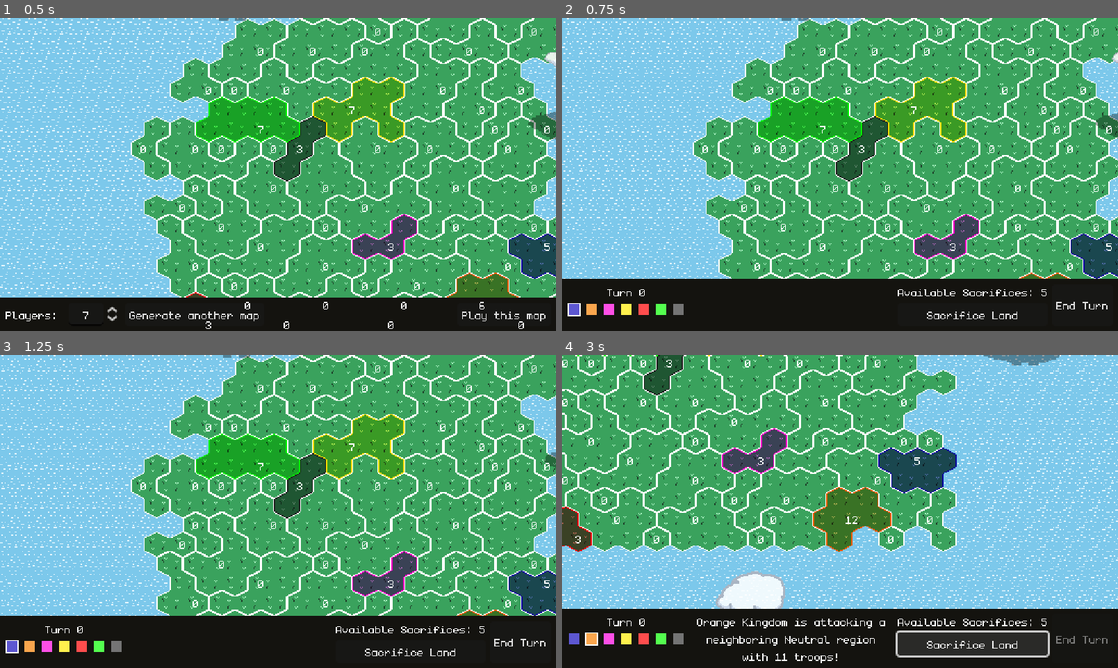
Above: before the commit, frames 1-4 (two rows, left to right).
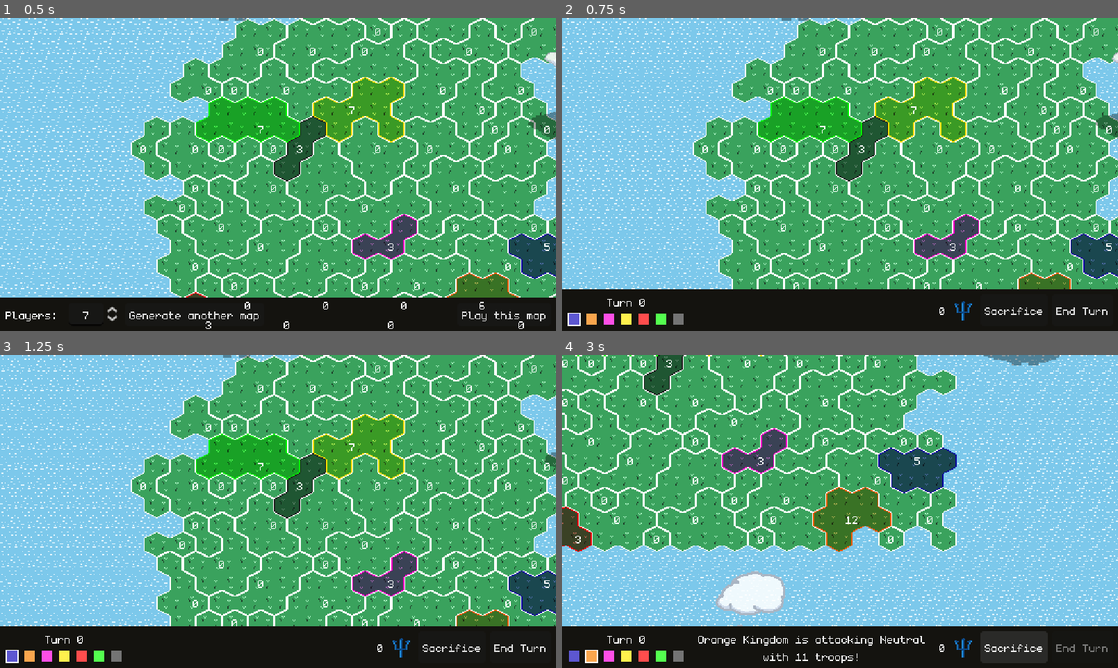
Above: after the commit, the same moments.

Repository: feored/LD54
Game: Godot game, scene res://scenes/main.tscn
Same seed, same stepped clock (60 frames per second), same inputs: the game is played once before the commit and once after it.
Inputs:
- Up to frame 1 (0.5 s): no input
- Up to frame 2 (0.75 s): click "Play this map" at 0.5 s
- Up to frame 3 (1.25 s): no input
- Up to frame 4 (3 s): click "Sacrifice Land" (after the commit: "Sacrifice") at 1.25 s; click "End Turn" at 2 s; click "Sacrifice Land" (after the commit: "Sacrifice") at 2.75 s

Frame 1 is identical in both runs. In frame 2, 4.8% of the frame differs, in the area x 0-100%, y 83-99%; in frame 3, 4.8%; in frame 4, 9.0%, in the area x 0-100%, y 81-99%.

Commit message:
sacrifice feature

Diff:
--- a/constants.gd
+++ b/constants.gd
@@ -1,5 +1,6 @@
 extends Node
 
+const NULL_COORDS = Vector2i(-9999, -9999)
 const TILE_SIZE = 24
 const WORLD_CENTER = Vector2i(512 / 24 / 2, 288 / 24 / 2)
 const WORLD_BOUNDS = Vector2i(15, 10)
@@ -36,6 +37,8 @@
 	"Grey Coalition"
 ]
 
+enum Highlight { Red, Green, None }
+
 const TURN_TIME = 0.2
 const MENU_WAIT_TIME = 1
 
@@ -71,4 +74,4 @@
 
 const NO_REGION = -99
 
-enum Action { NONE, MOVE }
+enum Action { NONE, MOVE, SACRIFICE }
--- a/scenes/main.gd
+++ b/scenes/main.gd
@@ -10,6 +10,11 @@
 @onready var turnLabel = $"%TurnLabel"
 @onready var messager = $"%Message"
 @onready var endTurnButton = $"%TurnButton"
+@onready var sacrificeButton = $"%SacrificeButton"
+@onready var sacrificeLabel = $"%SacrificeLabel"
+
+var is_sacrificing = false
+var sacrifice_used = false
 
 
 var selected_region = null
@@ -26,6 +31,9 @@
 
 var game_started = false
 var escMenu = null
+
+var sacrifices_available = {}
+var sacrifice_hovered_tile = Constants.NULL_COORDS
 
 func to_team_id(team_id):
 	return team_id + 1
@@ -36,6 +44,9 @@
 	SelectionUI.visible = true
 	self.world.init_world()
 	self.gen_world()
+
+func update_sacrifices_display():
+	self.sacrificeLabel.set_text(str(sacrifices_available[self.teams[self.player_team_index]]))
 
 func gen_world():
 	self.world.clear_island()
@@ -58,6 +69,7 @@
 		self.bots[team_id] = DumbBot.new(team_id)
 		self.world.add_team(team_id)
 		self.create_turn_indicator(team_id)
+		self.sacrifices_available[team_id] = 0
 
 func start_game():
 	self.game_started = true
@@ -74,6 +86,16 @@
 # Called every frame. 'delta' is the elapsed time since the previous frame.
 func _process(_delta):
 	pass
+
+func clear_sacrifice():
+	self.is_sacrificing = false
+	self.world.tiles[sacrifice_hovered_tile].set_highlight(Constants.Highlight.None)
+	self.sacrifice_hovered_tile = Constants.NULL_COORDS
+
+func sacrifice_tile(coords):
+	var sink_action = Action.new(self.teams[self.player_team_index], Constants.Action.SACRIFICE, 0, 0, coords )
+	actions_history.append(sink_action)
+	self.apply_action(sink_action)
 
 func _unhandled_input(event):
 	if event.is_action_pressed("escmenu"):
@@ -86,9 +108,38 @@
 		if Settings.input_locked or !game_started:
 			return
 		var coords_clicked = world.global_pos_to_coords(event.position)
-		if world.tiles.has(coords_clicked):
+		if is_sacrificing and event.button_index == MOUSE_BUTTON_LEFT and event.pressed:
+			if not world.tiles.has(coords_clicked):
+				clear_sacrifice()
+			else:
+				if world.tiles[coords_clicked].team == self.teams[self.player_team_index]:
+					self.sacrifices_available[self.teams[self.player_team_index]] += 1
+					self.update_sacrifices_display()
+					self.sacrifice_used = true
+					self.sacrificeButton.disabled = true
+					self.clear_sacrifice()
+					sacrifice_tile(coords_clicked)
+				elif self.sacrifices_available[self.teams[self.player_team_index]] > 0:
+					self.sacrifices_available[self.teams[self.player_team_index]] -= 1
+					self.update_sacrifices_display()
+					self.sacrifice_used = true
+					self.sacrificeButton.disabled = true
+					self.clear_sacrifice()
+					sacrifice_tile(coords_clicked)
+		elif world.tiles.has(coords_clicked):
 			if event.button_index == MOUSE_BUTTON_LEFT and event.pressed:
 				on_tile_clicked(world.tiles[coords_clicked])
+	elif event is InputEventMouseMotion and is_sacrificing:
+		var coords_clicked = world.global_pos_to_coords(event.position)
+		if coords_clicked != self.sacrifice_hovered_tile and self.sacrifice_hovered_tile != Constants.NULL_COORDS:
+			world.tiles[sacrifice_hovered_tile].set_highlight(Constants.Highlight.None)
+		if world.tiles.has(coords_clicked):
+			self.sacrifice_hovered_tile = coords_clicked
+			if world.tiles[coords_clicked].team == self.teams[self.player_team_index] or sacrifices_available[self.teams[self.player_team_index]] > 0:
+				self.world.tiles[coords_clicked].set_highlight(Constants.Highlight.Green)
+			else:
+				self.world.tiles[coords_clicked].set_highlight(Constants.Highlight.Red)
+
 
 func _on_turn_button_pressed():
 	self.endTurnButton.disabled = true
@@ -192,6 +243,8 @@
 		await bots_play()
 		await Utils.wait(Constants.TURN_TIME)
 		await next_turn()
+	else:
+		self.sacrificeButton.disabled = false
 	Settings.input_locked = false
 	self.endTurnButton.disabled = false
 	self.turnLabel.set_text("Turn: " + str(self.global_turn))
@@ -214,11 +267,15 @@
 			world.regions[region].generate_units()
 
 func apply_action(action : Action):
-	if action.action == Constants.Action.NONE:
-		return
-	if action.action == Constants.Action.MOVE:
-		await self.world.move_units(action.region_from, action.region_to, action.team)
-
+	match action.action:
+		Constants.Action.MOVE:
+					await self.world.move_units(action.region_from, action.region_to, action.team)
+		Constants.Action.SACRIFICE:
+			await self.world.sacrifice_tile(action.tile, action)
+		Constants.Action.NONE:
+			pass
+		_:
+			print("Unknown action: ", action.action)
 
 func _on_team_num_value_changed(value:float):
 	self.selected_team_num = int(value)
@@ -231,3 +288,7 @@
 
 func _on_play_btn_pressed():
 	self.start_game()
+
+
+func _on_sacrifice_button_pressed():
+	self.is_sacrificing = true
--- a/scenes/main.tscn
+++ b/scenes/main.tscn
@@ -7,9 +7,12 @@
 [ext_resource type="Theme" uid="uid://3t61g0061mea" path="res://assets/theme.tres" id="5_5yrco"]
 [ext_resource type="Script" path="res://scenes/CloudGenerator.gd" id="7_10s8g"]
 [ext_resource type="Script" path="res://ui/Message.gd" id="7_y3mfw"]
+[ext_resource type="Texture2D" uid="uid://bxqvi5615lj3b" path="res://assets/trident.png" id="8_gw5hb"]
 
 [sub_resource type="StyleBoxFlat" id="StyleBoxFlat_wp2ga"]
 bg_color = Color(0.0784314, 0.0745098, 0.0588235, 1)
+
+[sub_resource type="StyleBoxEmpty" id="StyleBoxEmpty_c6hay"]
 
 [sub_resource type="StyleBoxEmpty" id="StyleBoxEmpty_u2eju"]
 
@@ -126,16 +129,31 @@
 autowrap_mode = 3
 script = ExtResource("7_y3mfw")
 
-[node name="VBoxContainer" type="VBoxContainer" parent="UI/Panel/MarginContainer/HBoxContainer"]
-layout_mode = 2
-
-[node name="Label" type="Label" parent="UI/Panel/MarginContainer/HBoxContainer/VBoxContainer"]
-layout_mode = 2
-text = "Available Sacrifices: 5"
-
-[node name="SacrificeButton" type="Button" parent="UI/Panel/MarginContainer/HBoxContainer/VBoxContainer"]
-layout_mode = 2
-text = "Sacrifice Land"
+[node name="SacrificeContainer" type="HBoxContainer" parent="UI/Panel/MarginContainer/HBoxContainer/HBoxContainer"]
+layout_mode = 2
+
+[node name="HBoxContainer" type="HBoxContainer" parent="UI/Panel/MarginContainer/HBoxContainer/HBoxContainer/SacrificeContainer"]
+layout_mode = 2
+
+[node name="SacrificeLabel" type="Label" parent="UI/Panel/MarginContainer/HBoxContainer/HBoxContainer/SacrificeContainer/HBoxContainer"]
+unique_name_in_owner = true
+layout_mode = 2
+size_flags_vertical = 1
+text = "0"
+horizontal_alignment = 1
+vertical_alignment = 1
+
+[node name="SacrificeIcon" type="TextureRect" parent="UI/Panel/MarginContainer/HBoxContainer/HBoxContainer/SacrificeContainer/HBoxContainer"]
+layout_mode = 2
+texture = ExtResource("8_gw5hb")
+stretch_mode = 5
+
+[node name="SacrificeButton" type="Button" parent="UI/Panel/MarginContainer/HBoxContainer/HBoxContainer/SacrificeContainer"]
+unique_name_in_owner = true
+layout_mode = 2
+theme_override_styles/focus = SubResource("StyleBoxEmpty_c6hay")
+text = "Sacrifice"
+icon_alignment = 2
 
 [node name="TurnButton" type="Button" parent="UI/Panel/MarginContainer/HBoxContainer"]
 unique_name_in_owner = true
@@ -196,6 +214,7 @@
 layout_mode = 2
 text = "Play this map"
 
+[connection signal="pressed" from="UI/Panel/MarginContainer/HBoxContainer/HBoxContainer/SacrificeContainer/SacrificeButton" to="." method="_on_sacrifice_button_pressed"]
 [connection signal="pressed" from="UI/Panel/MarginContainer/HBoxContainer/TurnButton" to="." method="_on_turn_button_pressed"]
 [connection signal="value_changed" from="SelectionUI/PanelContainer/MarginContainer/HBoxContainer/HBoxContainer/TeamNum" to="." method="_on_team_num_value_changed"]
 [connection signal="pressed" from="SelectionUI/PanelContainer/MarginContainer/HBoxContainer/HBoxContainer/GenerateBtn" to="." method="_on_generate_btn_pressed"]
--- a/world/action.gd
+++ b/world/action.gd
@@ -5,15 +5,18 @@
 var action: int = Constants.Action.NONE
 var region_from: int = Constants.NO_REGION
 var region_to: int = Constants.NO_REGION
+var tile: Vector2i = Constants.NULL_COORDS
 
 
 func _init(
 	init_team,
 	init_action,
 	init_region_from = Constants.NO_REGION,
-	init_region_to = Constants.NO_REGION
+	init_region_to = Constants.NO_REGION,
+	init_tile = Constants.NULL_COORDS
 ):
 	self.team = init_team
 	self.action = init_action
 	self.region_from = init_region_from
 	self.region_to = init_region_to
+	self.tile = init_tile
--- a/world/gen.gd
+++ b/world/gen.gd
@@ -14,7 +14,6 @@
 var tiles = {}
 var regions = {}
 var regions_used = []
-
 
 func spawn_cell(coords, team):
 	if tiles.has(coords):
@@ -141,8 +140,16 @@
 		total += self.coords_to_pos(c)
 	return total / coords_group.size()
 
-func delete_cell(coords: Vector2i):
-	self.messager.set_message("A patch of land sinks somewhere...")
+func delete_cell(coords: Vector2i, action = null):
+	if action != null:
+		var team_name = Constants.TEAM_NAMES[action.team]
+		if action.team == self.tiles[coords].team:
+			self.messager.set_message("%s sacrifices their own land to curry favor from the gods..." % team_name)
+		else:
+			var enemy_team_name = Constants.TEAM_NAMES[self.tiles[coords].team]
+			self.messager.set_message("%s begs the gods to strike down the land of %s..." % [team_name, enemy_team_name])
+	else:
+		self.messager.set_message("A patch of land sinks somewhere...")
 	await self.camera.move_bounded(self.coords_to_pos(coords), 5)
 	self.regions[self.tiles[coords].region].tiles.erase(coords)
 	self.tiles[coords].delete()
@@ -187,6 +194,11 @@
 func sink_tile(coords):
 	var deleted_cell_region = self.tiles[coords].region
 	await delete_cell(coords)
+	recalculate_region(deleted_cell_region)
+
+func sacrifice_tile(coords, action):
+	var deleted_cell_region = self.tiles[coords].region
+	await delete_cell(coords, action)
 	recalculate_region(deleted_cell_region)
 
 func generate_disaster():
@@ -234,7 +246,7 @@
 			self.messager.set_message("%s is moving %s troops to a friendly neighboring region..." % [team_name, moved_units])
 		else:
 			var enemy_team_name = Constants.TEAM_NAMES[self.regions[region_to].team]
-			self.messager.set_message("%s is attacking a neighboring %s region with %s troops!" % [team_name, enemy_team_name, moved_units])
+			self.messager.set_message("%s is attacking %s with %s troops!" % [team_name, enemy_team_name, moved_units])
 		await self.camera.move_bounded(self.coords_to_pos(self.regions[region_from].center_tile()))
 
 	if regions[region_from].team == regions[region_to].team:
--- a/world/tile.gd
+++ b/world/tile.gd
@@ -73,6 +73,17 @@
 func set_barred(barred_val:bool):
 	self.barred.visible = barred_val
 
+func set_highlight(highlight: int):
+	match highlight:
+		Constants.Highlight.Red:
+			self.modulate = Color.hex(0xff0000ff)
+		Constants.Highlight.Green:
+			self.modulate = Color.hex(0x00ff00ff)
+		Constants.Highlight.None:
+			self.modulate = self.lighter_color
+		_:
+			self.modulate = self.lighter_color
+
 func set_selected(selected: bool):
 	if selected:
 		self.tween = self.create_tween().set_trans(Tween.TRANS_QUAD).set_ease(Tween.EASE_IN).set_loops()
Binary file added: assets/trident.png
Not shown, added: assets/trident.png.import
Not shown: 1 places in scenes/main.tscn that only renumber resources
